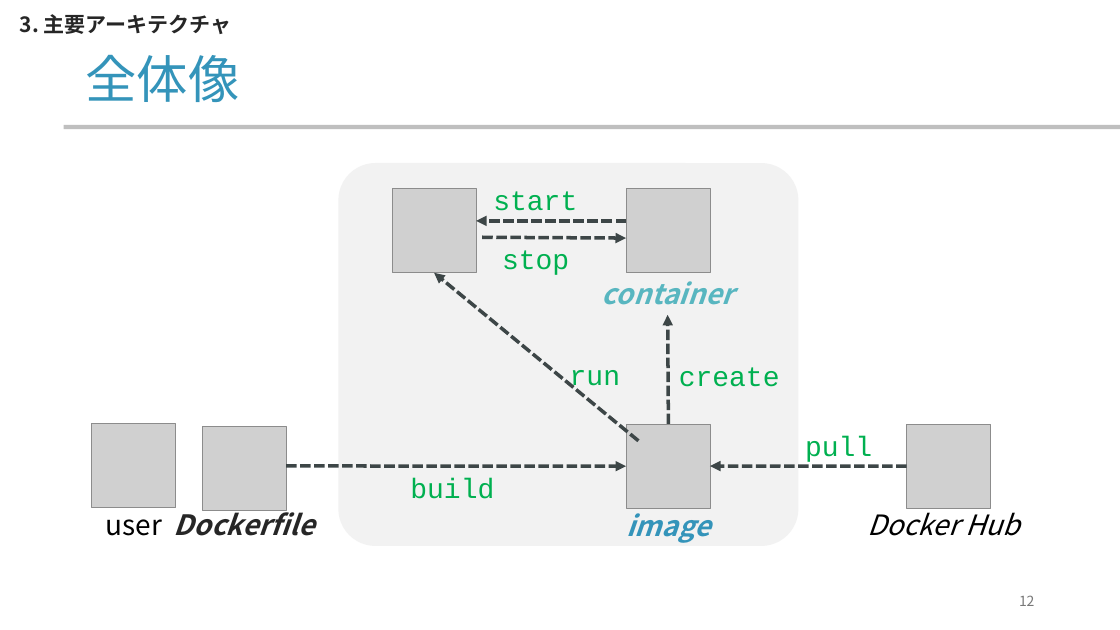
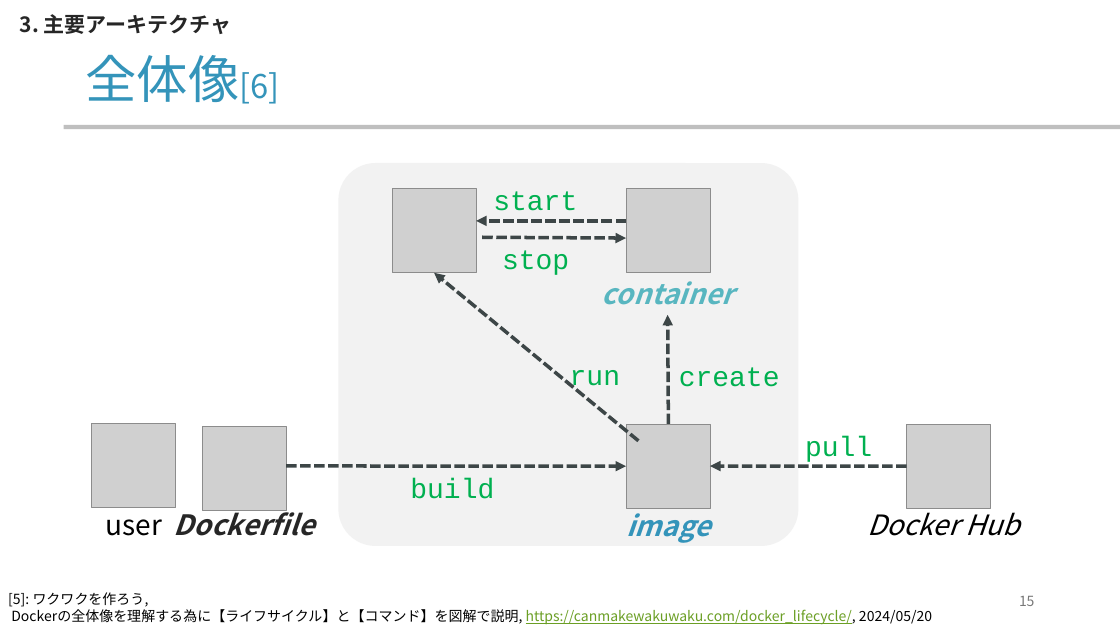
Before and after one commit to yamada-ai/java-prac, a slide deck: slide 15 of docker-container.pptx (slide 12 before the commit). Drawn at 1120x630 pixels with LibreOffice and Linux fonts; fonts in the diff are those of the drawing; grey boxes stand for pictures; background and template pictures are left out. Boxes give left, top, right and bottom in pixels: in the first picture for what was removed or moved away, otherwise in the second. Text is boxed around its words. In the diff, an @@ line names an element or a change of style, - is before the commit and + after.

Commit message:
pptx docker last

```diff
--- a/docker-container.pptx
+++ b/docker-container.pptx
@@ title at (x1=85, y1=54, x2=280, y2=104): text changed @@
-全体像
+全体像[6]
@@ text added at (x1=8, y1=592, x2=932, y2=625), 12 pt, text #000000 @@
+[5]: ワクワクを作ろう,
+Dockerの全体像を理解する為に【ライフサイクル】と【コマンド】を図解で説明, https://canmakewakuwaku.com/docker_lifecycle/, 2024/05/20
@@ page number at (x1=1019, y1=596, x2=1035, y2=606): text changed @@
-12
+15
```
Also in this commit, not shown: 13 other slides changed, 5 slides added, 1 slide removed.
